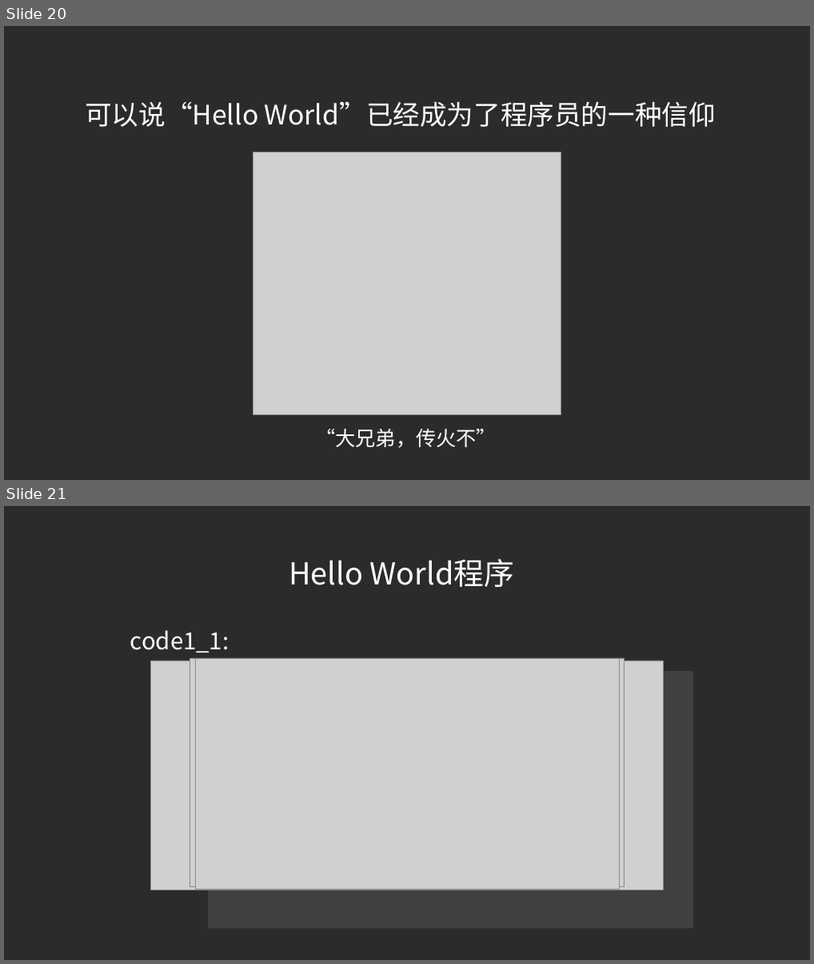
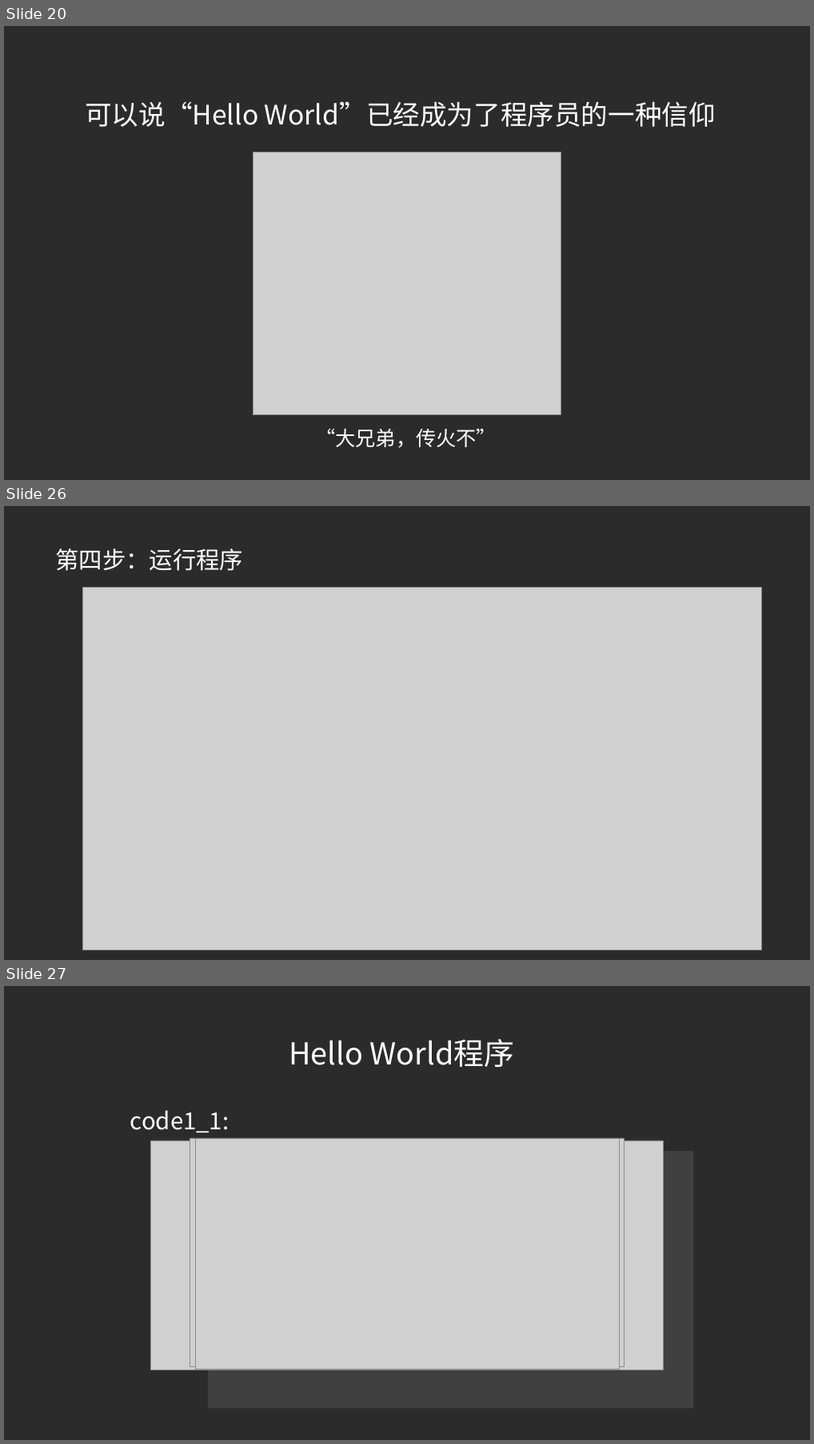
Before and after one commit to SiriYXR/SeniorCourse, a slide deck: doc/教学课件/C语言基础/PPT/1.HelloWorld.pptx. Shown one above the other, each under a label of ours: slides 20 and 21 before the commit, slides 20, 26 and 27 after it; the slides between them are not shown. The pictures are 814x964 and 814x1444 pixels, drawn with LibreOffice and Linux fonts; fonts in the diff are those of the drawing; grey boxes stand for pictures; background and template pictures are left out; a plain dark background stands for a picture behind light text. Boxes give left, top, right and bottom in pixels: in the first picture for what was removed or moved away, otherwise in the second. Text is boxed around its words. In the diff, an @@ line names an element or a change of style, - is before the commit and + after.

```diff
--- a/doc/教学课件/C语言基础/PPT/1.HelloWorld.pptx
+++ b/doc/教学课件/C语言基础/PPT/1.HelloWorld.pptx
@@ slide 26 added at box(4, 506, 810, 960), background picture (left out) @@
@@ text added at box(55, 548, 243, 571), 28 pt, text #FFFFFF @@
+第四步：运行程序
@@ picture added at box(82, 587, 762, 949) @@
@@ what was slide 21 is now slide 27 @@
```
Also in this commit, not shown: 5 other slides added.
